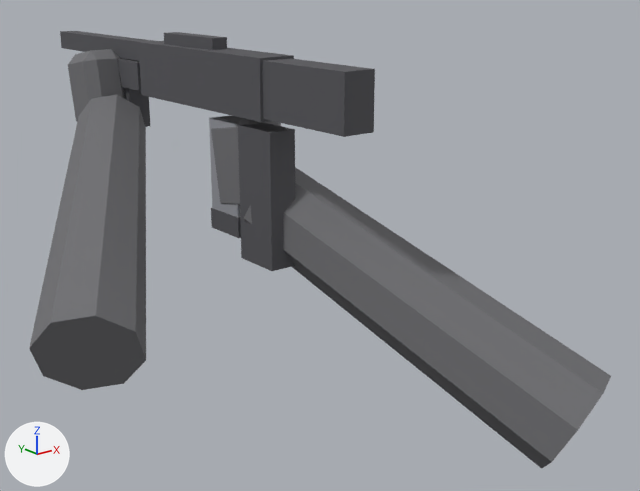
The glTF model art/models/WPN_Shotgun.glb: old version first, new version second.
Before and after are seen from a camera (50 mm lens) standing at (-0.504, -0.796, 0.111) and looking at (0.065, -0.085, -0.174). Every picture has the same lights, and +X, +Y and +Z are marked at lower left. The first picture is the older version. Where no turn or scale is listed for an object, it has been applied to the vertices. Vertices at exactly the same position are counted once.

Names of what the first picture shows: 'Body', 'HandL', 'HandR', 'Mag', 'Slide'.
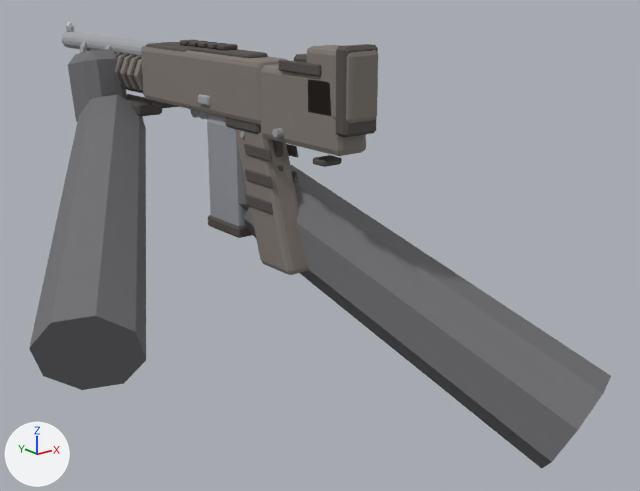
What differs and where, as boxes [x1, y1, x2, y2] in the pictures (640 x 491 px):
'Body', reshaped
    before: [60, 31, 375, 271]
    after: [61, 22, 378, 275]
'Mag', reshaped
    before: [209, 115, 241, 238]
    after: [207, 118, 252, 238]
'Slide', reshaped
    before: [117, 58, 141, 91]
    after: [114, 51, 162, 117]
part 1 of me_body, added
    after: [61, 32, 157, 56]
part 2 of me_body, added (mostly hidden)
    after: [199, 111, 206, 119]
part 3 of me_body, added
    after: [272, 128, 284, 137]
part 4 of me_body, added (mostly hidden)
    after: [190, 109, 200, 118]
part 5 of me_body, rebuilt (6% narrower)
    before: [138, 41, 294, 122]
    after: [141, 45, 287, 125]
part 6 of me_body, rebuilt (28% wider)
    before: [238, 123, 295, 271]
    after: [235, 129, 308, 275]
part 7 of me_body, rebuilt (7% narrower, 16% taller)
    before: [262, 58, 375, 137]
    after: [261, 64, 366, 156]
part 8 of me_body, deleted
    before: [123, 87, 150, 127]
part 9 of me_body, built on
    before: [60, 31, 227, 61]
    after: [66, 22, 378, 214]
part 10 of me_mag, rebuilt
    before: [211, 208, 241, 238]
    after: [208, 215, 252, 238]
part 11 of me_mag, rebuilt
    before: [209, 115, 240, 218]
    after: [207, 118, 247, 227]
part 12 of me_slide, added
    after: [115, 53, 143, 91]
part 13 of me_slide, added
    after: [123, 55, 144, 94]
part 14 of me_slide, added
    after: [116, 53, 140, 93]
part 15 of me_slide, added
    after: [126, 94, 162, 117]
part 16 of me_slide, built on
    before: [117, 58, 141, 91]
    after: [130, 55, 143, 92]

Patch to the scene script:
```diff
--- a/art/models/WPN_Shotgun.glb.py
+++ b/art/models/WPN_Shotgun.glb.py
@@ me_body @@
-me_body.from_pydata(...)  # 56 vertices, 84 faces; spans x -0.02..0.02, y -0.22..0.38, z -0.18..0.042
-me_body.materials.append(mat_mat_weapon)  # dark grey #555559
+me_body.from_pydata(...)  # 1604 vertices, 3012 faces; spans x -0.025..0.038, y -0.226..0.378, z -0.179..0.048
+# me_body part 1: a new loose piece, a 16-sided cylinder along y spanning x -0.011..0.011, y 0.12..0.378, z 0.007..0.029, in mat_mat_sg_metal (grey #a2a4a9)
+# me_body part 2: a new loose piece, a 12-sided cylinder along x spanning x -0.008..0.018, y 0.019..0.037, z -0.045..-0.027, in mat_mat_sg_metal (grey #a2a4a9)
+# me_body part 3: a new loose piece, an 8-sided cylinder along x spanning x -0.0255..-0.0175, y -0.134..-0.126, z -0.04..-0.032, in mat_mat_sg_metal (grey #a2a4a9)
+# me_body part 4: a new loose piece, a 12-sided cylinder along x spanning x -0.01..0.02, y 0.032..0.049, z -0.045..-0.027, in mat_mat_mag (grey #95979e)
+# me_body part 5: the loose piece of 8 vertices spanning x -0.02..0.02, y -0.1..0.14, z -0.03..0.03 is rebuilt with 56 vertices and now spans x -0.02..0.02, y -0.1..0.14, z -0.035..0.027, in mat_mat_sg_body (grey #807973)
+# me_body part 6: the loose piece of 8 vertices spanning x -0.015..0.015, y -0.108..-0.052, z -0.18..-0.04 is rebuilt with 56 vertices and now spans x -0.015..0.015, y -0.135..-0.041, z -0.179..-0.037, in mat_mat_sg_body (grey #807973)
+# me_body part 7: the loose piece of 8 vertices spanning x -0.017..0.017, y -0.22..-0.1, z -0.027..0.027 is rebuilt with 56 vertices and now spans x -0.018..0.018, y -0.213..-0.087, z -0.047..0.023, in mat_mat_sg_body (grey #807973)
+# me_body part 8: the loose piece of 8 vertices spanning x -0.013..0.013, y 0.185..0.215, z -0.075..-0.021 is deleted
+# me_body part 9: 24 vertices removed from x -0.011..0.011, y 0.0..0.38, z -0.025..0.042; 1064 vertices added at x -0.023..0.038, y -0.226..0.378, z -0.119..0.048
+# other edits to the shape of me_body do not show in these pictures
+me_body.materials.append(mat_mat_sg_body)  # grey #807973
+me_body.materials.append(mat_mat_sg_trim)  # dark grey #524d4b
+me_body.materials.append(mat_mat_sg_metal)  # grey #a2a4a9
+me_body.materials.append(mat_mat_sg_lens)  # light grey #dddfe2
+me_body.materials.append(mat_mat_mag)  # grey #95979e
@@ me_mag @@
-me_mag.from_pydata(...)  # 16 vertices, 24 faces; spans x -0.014..0.014, y -0.0265..0.0265, z -0.125..-0.005
-me_mag.materials.append(mat_mat_weapon)  # dark grey #555559
+me_mag.from_pydata(...)  # 80 vertices, 152 faces; spans x -0.017..0.017, y -0.031..0.031, z -0.124..-0.005
+# me_mag part 10: the loose piece of 8 vertices spanning x -0.014..0.014, y -0.0265..0.0265, z -0.125..-0.103 is rebuilt with 24 vertices and now spans x -0.017..0.017, y -0.031..0.031, z -0.124..-0.112, in mat_mat_sg_trim (dark grey #524d4b)
+# me_mag part 11: the loose piece of 8 vertices spanning x -0.013..0.013, y -0.025..0.025, z -0.125..-0.005 is rebuilt with 56 vertices and now spans x -0.015..0.015, y -0.029..0.029, z -0.115..-0.005
 me_mag.materials.append(mat_mat_mag)
+me_mag.materials.append(mat_mat_sg_trim)  # dark grey #524d4b
@@ me_slide @@
-me_slide.from_pydata(...)  # 8 vertices, 12 faces; spans x -0.018..0.018, y -0.05..0.05, z -0.016..0.016
-me_slide.materials.append(mat_mat_weapon)  # dark grey #555559
+me_slide.from_pydata(...)  # 136 vertices, 240 faces; spans x -0.0255..0.0255, y -0.06..0.062, z -0.048..0.0275
+# me_slide part 12: a new loose piece, an 8-sided cylinder along y spanning x -0.024..0.024, y -0.06..0.062, z -0.022..0.026, in mat_mat_sg_body (grey #807973)
+# me_slide part 13: a new loose piece, an 8-sided cylinder along y spanning x -0.0255..0.0255, y -0.033..-0.027, z -0.0235..0.0275, in mat_mat_sg_trim (dark grey #524d4b)
+# me_slide part 14: a new loose piece, an 8-sided cylinder along y spanning x -0.0255..0.0255, y -0.016..-0.01, z -0.0235..0.0275, in mat_mat_sg_trim (dark grey #524d4b)
+# me_slide part 15: a new loose piece of 24 vertices spanning x -0.017..0.017, y -0.043..0.043, z -0.048..-0.032, in mat_mat_sg_trim (dark grey #524d4b)
+# me_slide part 16: 6 vertices removed from x -0.018..0.018, y -0.05..0.05, z -0.016..0.016; 14 vertices added at x -0.0255..0.0255, y -0.05..-0.044, z -0.0235..0.0275
+# other edits to the shape of me_slide do not show in these pictures
+me_slide.materials.append(mat_mat_sg_body)  # grey #807973
+me_slide.materials.append(mat_mat_sg_trim)  # dark grey #524d4b
```
